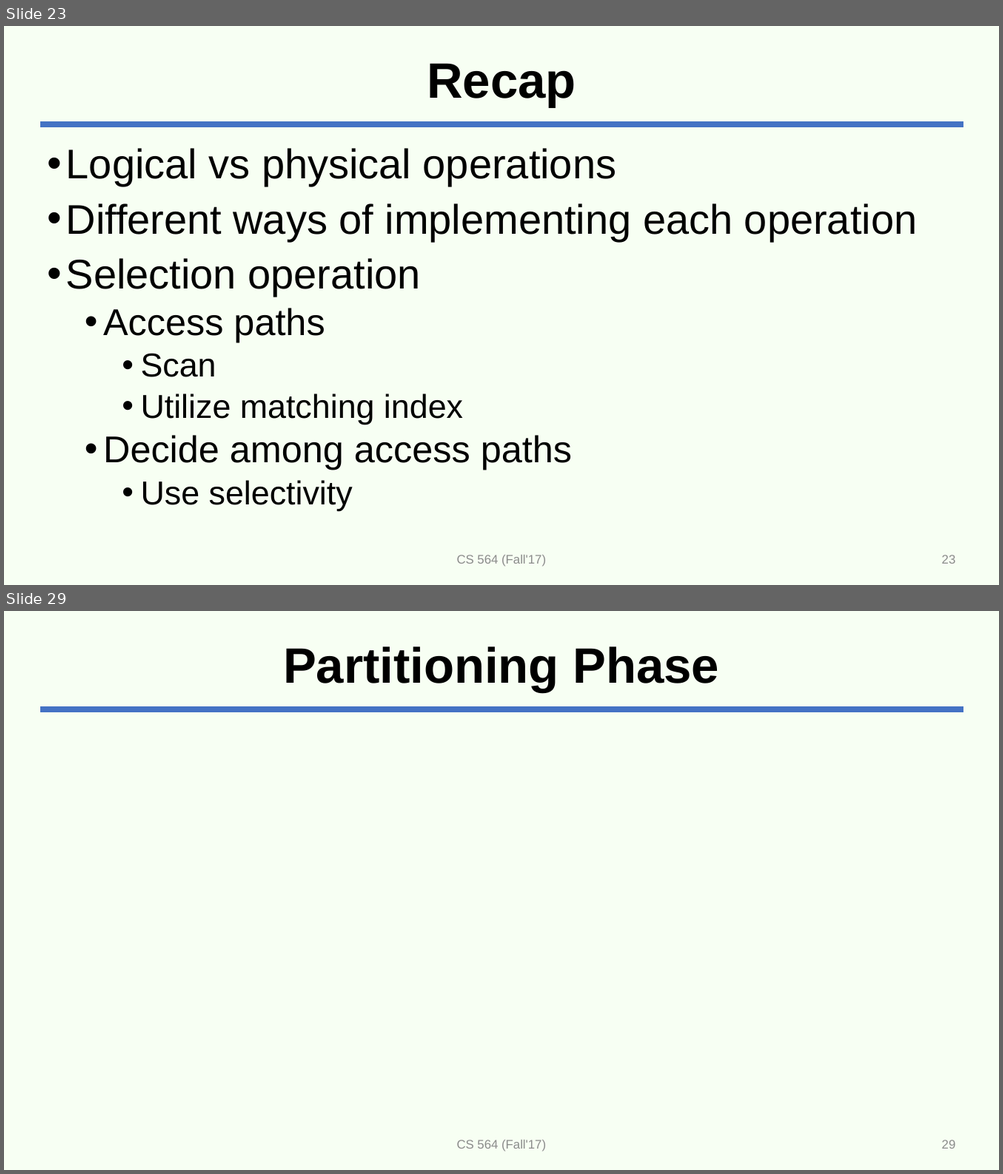
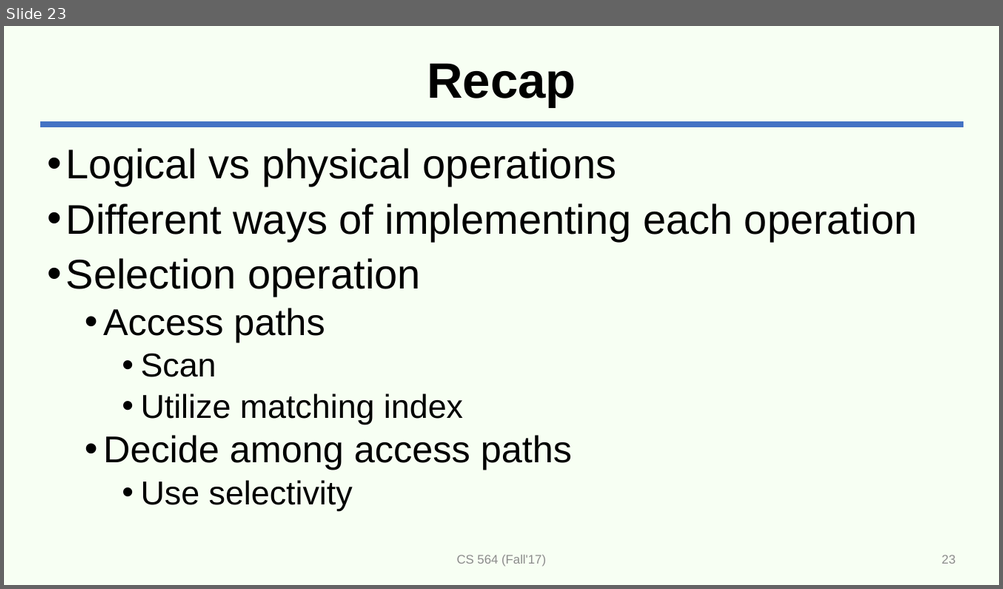
Before and after one commit to adelaneh/adelaneh.github.io, a slide deck: cs564_fall17/slides/lecture20-rel-ops.pptx. Shown one above the other, each under a label of ours: slides 23 and 29 before the commit, slide 23 after it; the slides between them are not shown. The pictures are 1003x1174 and 1003x589 pixels, drawn with LibreOffice and Linux fonts; fonts in the diff are those of the drawing; grey boxes stand for pictures. Boxes give left, top, right and bottom in pixels: in the first picture for what was removed or moved away, otherwise in the second. Text is boxed around its words. In the diff, an @@ line names an element or a change of style, - is before the commit and + after.

```diff
--- a/cs564_fall17/slides/lecture20-rel-ops.pptx
+++ b/cs564_fall17/slides/lecture20-rel-ops.pptx
@@ slide 29 removed at (4, 611, 999, 1170), background #E4FFD5 at 28% opacity; not listed: 1 template element that a slide beside it also shows @@
@@ title removed at (283, 647, 719, 692) @@
-Partitioning Phase
@@ text removed at (457, 1140, 546, 1152) @@
-CS 564 (Fall'17)
@@ page number removed at (942, 1140, 956, 1149) @@
-29
```
Also in this commit, not shown: 1 slide changed, 11 other slides removed, 2 other files.
